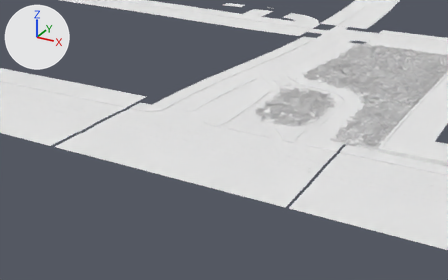
The Blender file TUTORIAL/scene.blend: old version first, new version second.
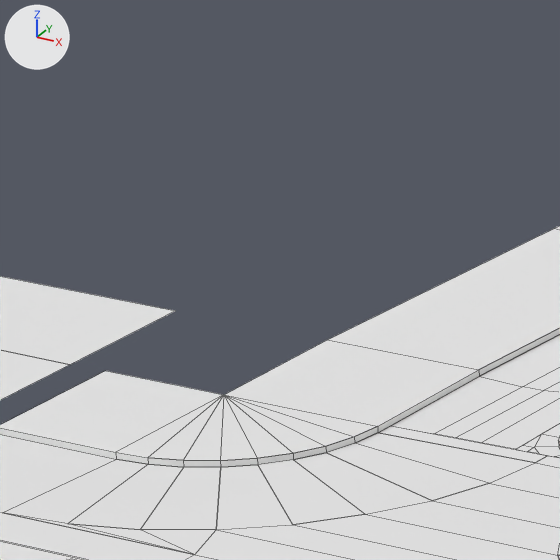
Each version appears first from a 50 mm lens placed at (-31.5, -135.3, 48.8), pointed at (-85.9, -36.4, -0.7), and next in a close-up on the part from 29% to 41% of the width and 24% to 43% of the height. Every picture has the same lights, and +X, +Y and +Z are marked at upper left. The close-ups show mesh edges as thin lines.

The first close-up shows 'cross02', 'road06', 'road08'.
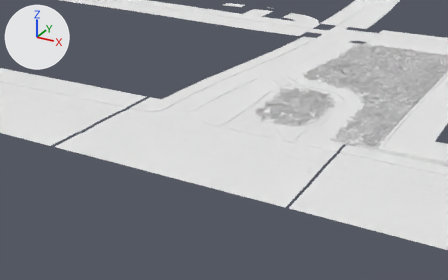
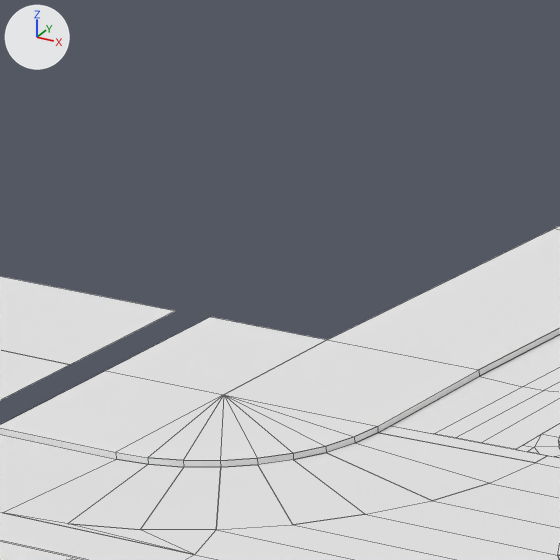
Commit message: * Cross updated.

The change in detail:
me_plane_005 has 2595 vertices, 885 faces and spans x -7.3..40.7, y -15.9..21.3, z -0.4..-0.1.
me_plane_005 is used by ob_cross02; location (-104.81, -40.11, 0.0).
me_plane_005 part 1: the loose piece of 4 vertices spanning x -7.3..-4.2, y 8.1..12.1, z -0.1 is copied, and the copy is moved by (0.0, 4.0, 0.0); it spans x -7.3..-4.2, y 12.1..16.1, z -0.1.

Pixel boxes [x1, y1, x2, y2] of what changed, in the close-ups (560 x 560 px):
'cross02', reshaped: before [0, 340, 560, 560]; after [0, 317, 560, 560]
part 1 of me_plane_005, added: after [106, 317, 326, 395]
